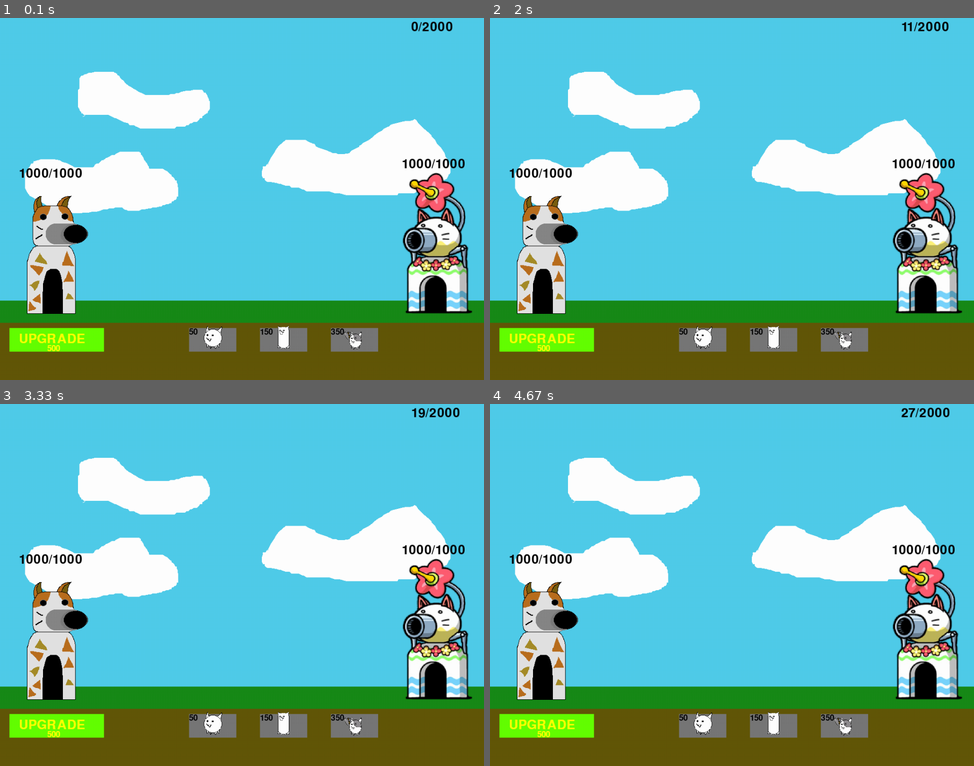
Above: before the commit, frames 1-4 (two rows, left to right).
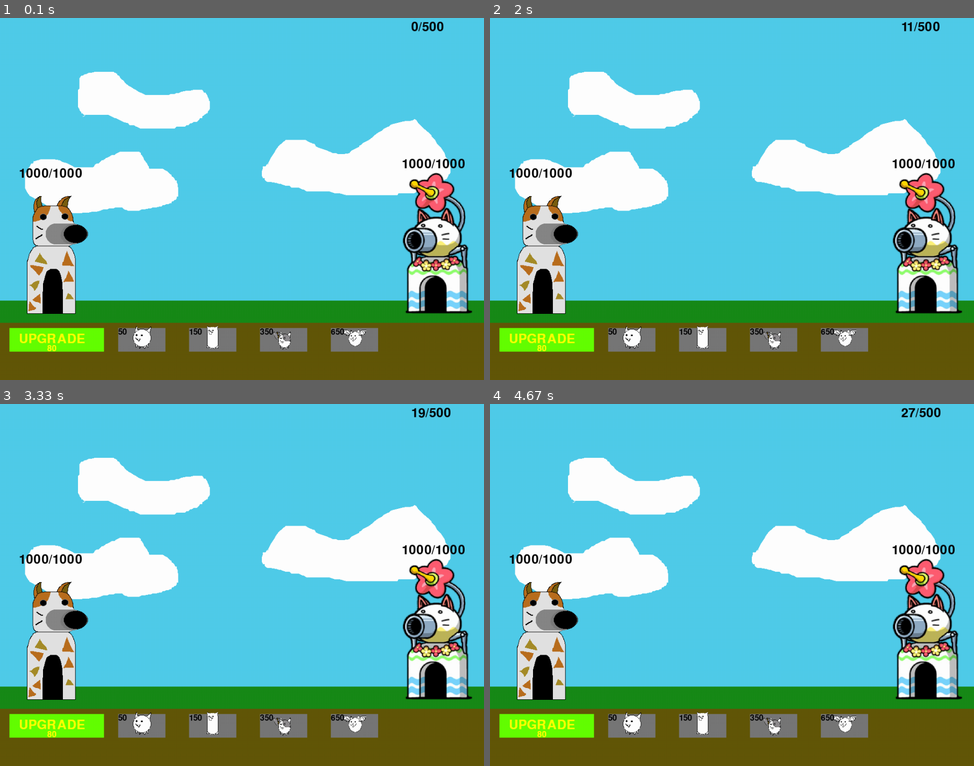
Above: after the commit, the same moments.

Repository: homerohernandez5640-glitch/BattleCats-PYGAME-
Game: pygame game, started from MainCat.py
Same seed, same stepped clock (60 frames per second), same inputs: the game is played once before the commit and once after it.
Inputs:
- Up to frame 1 (0.1 s): no input
- Up to frame 2 (2 s): tap 1 at 0.33 s
- Up to frame 3 (3.33 s): no input
- Up to frame 4 (4.67 s): no input

The runs differ from the first frame. In frame 1, 1.2% of the frame differs, in the area x 9-94%, y 1-93%; in frame 2, 1.2%; in frame 3, 1.2%; in frame 4, 1.2%.

Commit message:
V0.09a
V0.09a:
New Features:
-(Bird Cat has now been added)
-(Code management has now been cleaned up)
-(Bug fixes such as delay in attacks from snake)
-(Bird cat is now a ranged attacker with double the range as normal units)
-(Bird cat comes with a 15 second cooldown)
-(Bird cat deals 80 damage with the trade off of low health)
-(Added further UI changes)

Diff:
--- /dev/null
+++ b/CatManagement.py
@@ -0,0 +1,56 @@
+import pygame
+from cat import newCat
+from cat import newEnemy
+from cat import GhostFX
+from cat import WalletManage
+
+
+
+
+class newCatMan():
+    def __init__(self,price,type,walk, attack, framenum, target_list,money, range):
+        self.price = price
+        self.type = type
+        self.framenum = framenum
+        self.wallet = money
+        self.attack = attack
+        self.walk = walk
+        self.list = target_list
+        self.range = range
+
+    def try_spawn_cat(self):
+        if self.wallet.currentWallet >= self.price and newCat.can_spawn(self.type):
+           newCat.update_spawn_time(self.type)
+           self.wallet.currentWallet -= self.price
+           spawned_unit = newCat(self.type, self.walk, self.attack, self.walk.get_height(), self.walk.get_width(), self.framenum, self.range)
+           spawned_unit.animateCat()
+           self.list.append(spawned_unit)
+
+class catBox():
+    def __init__(self,money,price, catColumn, type, x, screen, walk, iconX , iconY,text, framenum, iconheight, iconwidth):
+        self.wallet = money
+        self.price = price
+        self.list = catColumn
+        self.type = type
+        self.screen = screen
+        self.framenum = framenum
+        self.x = x
+        self.walk = walk
+        self.iconX = iconX
+        self.iconY = iconY
+        self.text = text
+        self.iconheight = iconheight
+        self.iconwidth = iconwidth
+
+    def printCatBox(self):
+        cat_icon_rect = pygame.Rect(0, 0, self.walk.get_width() // self.framenum, self.walk.get_height())
+        cat_button_icon = self.walk.subsurface(cat_icon_rect)
+        cat_button_icon = pygame.transform.scale(cat_button_icon,(self.iconheight,self.iconwidth))
+
+        if self.wallet.currentWallet >= self.price and newCat.can_spawn(self.type):
+            pygame.draw.rect(self.screen, (255,255,255),(self.x,690,100,50))
+        else:
+            pygame.draw.rect(self.screen, (120,120,120),(self.x,690,100,50))
+        self.screen.blit(cat_button_icon,(self.iconX,self.iconY))
+        icons = self.text.render(str(self.price), True, (0,0,0))
+        self.screen.blit(icons,(self.x,690))
--- a/MainCat.py
+++ b/MainCat.py
@@ -2,10 +2,12 @@
 import sys
 import random
 
+from CatManagement import catBox
 from cat import newCat
 from cat import newEnemy
 from cat import GhostFX
 from cat import WalletManage
+from CatManagement import newCatMan
 
 # Initialize pygame
 pygame.init()
@@ -40,6 +42,7 @@
 NormalPriceText = pygame.font.SysFont(None,25)
 TankPriceText = pygame.font.SysFont(None,25)
 AxePriceText = pygame.font.SysFont(None,25)
+BirdPriceText = pygame.font.SysFont(None,25)
 
 # Load Sprite Sheets
 NormalCatWalk = pygame.image.load("battleCatsAnimations/normalcatwalk.png").convert_alpha()
@@ -48,6 +51,9 @@
 NormalAttack = pygame.image.load("battleCatsAnimations/normalattack.png").convert_alpha()
 TankAttack = pygame.image.load("battleCatsAnimations/tankattack.png").convert_alpha()
 AxeAttack = pygame.image.load("battleCatsAnimations/axeattack.png").convert_alpha()
+BirdFly = pygame.image.load("battleCatsAnimations/birdfly.png").convert_alpha()
+BirdAttack = pygame.image.load("battleCatsAnimations/birdattack.png").convert_alpha()
+
 
 SnakeWalk = pygame.image.load("battleCatsAnimations/snakewalk.png").convert_alpha()
 SnakeAttack = pygame.image.load("battleCatsAnimations/snakeattack.png").convert_alpha()
@@ -69,27 +75,23 @@
 TotalEnemyBase = EnemyBaseHealth
 NormalFramenum = 7
 CurrentWallet = 0
-TotalWallet = 2000
+TotalWallet = 500
 Walletmultiplier = 1
-upgradePrice = 500
+upgradePrice = 80
 animation_timer = 0
 ANIMATION_SPEED = 200
 walk_speed = 2
 
-cat_icon_rect = pygame.Rect(0, 0, NormalCatWalk.get_width() // NormalFramenum, NormalCatWalk.get_height())
-cat_button_icon = NormalCatWalk.subsurface(cat_icon_rect)
-cat_button_icon = pygame.transform.scale(cat_button_icon,(75,75))
-
-tank_icon_rect = pygame.Rect(0, 0, TankCatWalk.get_width() // NormalFramenum, TankCatWalk.get_height())
-tank_button_icon = TankCatWalk.subsurface(tank_icon_rect)
-tank_button_icon = pygame.transform.scale(tank_button_icon,(50,60))
-
-axe_icon_rect = pygame.Rect(0, 0, AxeWalk.get_width() // NormalFramenum, AxeWalk.get_height())
-axe_button_icon = AxeWalk.subsurface(axe_icon_rect)
-axe_button_icon = pygame.transform.scale(axe_button_icon,(50,60))
-
 
 money = WalletManage(CurrentWallet,TotalWallet, Walletmultiplier,upgradePrice)
+
+
+Ncat = newCatMan(50,"normal",NormalCatWalk,NormalAttack,NormalFramenum,catColumn, money, 60)
+Tcat = newCatMan(150,"tank",TankCatWalk,TankAttack,NormalFramenum,catColumn, money, 60)
+Acat = newCatMan(350,"axe",AxeWalk,AxeAttack,NormalFramenum,catColumn, money, 60)
+Bcat = newCatMan(650,"bird",BirdFly,BirdAttack,NormalFramenum,catColumn, money, 120)
+
+
 running = True
 while running:
 
@@ -102,30 +104,25 @@
         if event.type == pygame.QUIT:
             running = False
         elif event.type == pygame.KEYDOWN:
-            if event.key == pygame.K_1 and CurrentWallet >= 50 and newCat.can_spawn("normal"):
-                newCat.update_spawn_time("normal")
-                money.currentWallet -=50
-                normalCat = newCat("normal", NormalCatWalk, NormalAttack, NormalCatWalk.get_height(), NormalCatWalk.get_width(), NormalFramenum)
-                normalCat.animateCat()  # Slices frames once upon initialization
-                catColumn.append(normalCat)
-            elif event.key == pygame.K_2 and CurrentWallet >= 150 and newCat.can_spawn("tank"):
-                newCat.update_spawn_time("tank")
-                money.currentWallet -=150
-                tankCat = newCat("tank", TankCatWalk, TankAttack, TankCatWalk.get_height(), TankCatWalk.get_width(), NormalFramenum)
-                tankCat.animateCat()    # Slices frames once upon initialization
-                catColumn.append(tankCat)
+            if event.key == pygame.K_1:
+                Ncat.try_spawn_cat()
+
+            elif event.key == pygame.K_2:
+                Tcat.try_spawn_cat()
+
             elif event.key == pygame.K_u and money.upgradePrice <= money.currentWallet:
                 money.upgrade()
                 Walletmultiplier = money.GainMultiplier
                 CurrentWallet = money.currentWallet
                 TotalWallet = money.TotalWallet
                 upgradePrice = upgradePrice
-            elif event.key == pygame.K_3 and CurrentWallet >= 350 and newCat.can_spawn("axe"):
-                newCat.update_spawn_time("axe")
-                money.currentWallet -=350
-                AxeCat = newCat("axe", AxeWalk, AxeAttack, AxeWalk.get_height(), AxeWalk.get_width(), NormalFramenum)
-                AxeCat.animateCat()  # Slices frames once upon initialization
-                catColumn.append(AxeCat)
+
+            elif event.key == pygame.K_3:
+                Acat.try_spawn_cat()
+
+            elif event.key == pygame.K_4:
+                Bcat.try_spawn_cat()
+
 
     # --- 2. AUTOMATED ENEMY SPRAWNING ---
     randSpawn = random.randint(1, 6000)
@@ -140,21 +137,19 @@
 
 
     # --- 3. FILTER OUT DEAD CHARACTER OBJECTS AND SPAWN GHOSTS ---
-    for cat in catColumn:
-        if cat.health <= 0:
-            # Spawn a ghost at the center of the dying cat
-            ghostColumn.append(GhostFX(cat.x + 20, 560, ghost_img))
-    catColumn = [cat for cat in catColumn if cat.health > 0]
-
-    for enemy in enemyColumn:
-        if enemy.health <= 0:
-            # Spawn a ghost at the center of the dying enemy
-            if enemy.type == "dog":
-                money.currentWallet += 75
-            elif enemy.type == "snake":
-                money.currentWallet +=100
-            ghostColumn.append(GhostFX(enemy.x + 20, 560, ghost_img))
-    enemyColumn = [enemy for enemy in enemyColumn if enemy.health > 0]
+    dead_cats = [cat for cat in catColumn if cat.health <= 0]
+    for cat in dead_cats:
+        ghostColumn.append(GhostFX(cat.x + 20, 560, ghost_img))
+    catColumn[:] = [cat for cat in catColumn if cat.health > 0]
+
+    dead_enemies = [enemy for enemy in enemyColumn if enemy.health <= 0]
+    for enemy in dead_enemies:
+        if enemy.type == "dog":
+            money.currentWallet += 75
+        elif enemy.type == "snake":
+            money.currentWallet += 100
+        ghostColumn.append(GhostFX(enemy.x + 20, 560, ghost_img))
+    enemyColumn[:] = [enemy for enemy in enemyColumn if enemy.health > 0]
 
 
     # --- 4. STEP SPRITE FRAME ANIMATIONS ---
@@ -171,10 +166,10 @@
         if cat.target and cat.target.health <= 0:
             cat.target = None
 
-        if cat.target is None and cat.x > 40:
+        if cat.target is None and cat.x > cat.range:
             for enemy in enemyColumn:
                 # If an opposing unit is close enough, engage target lock
-                if enemy.x < cat.x and (cat.x - enemy.x) <= 60:
+                if enemy.x < cat.x and (cat.x - enemy.x) <= cat.range:
                     cat.target = enemy
                     break  # Break ensures it targets only a single enemy unit
 
@@ -205,10 +200,12 @@
                         cat.target.health -=15
                     elif cat.type == "axe":
                         cat.target.health -=50
+                    elif cat.type == "bird":
+                        cat.target.health -=80
                     else:
                         cat.target.health -=15
 
-            elif cat.x <= 130:
+            elif cat.x <= 70+cat.range:
                 # Attack the main enemy base only if no unit is blocking the way
                 EnemyBaseHealth = cat.remove_enemyBase(EnemyBaseHealth)
 
@@ -256,34 +253,25 @@
     screen.blit(upgrades, (40,700))
     screen.blit(upgradewallettexts, (100,725))
 
-    if money.currentWallet >= 50 and newCat.can_spawn("normal"):
-        pygame.draw.rect(screen, (255, 255, 255), (400, 690, 100, 50))
-    else:
-        pygame.draw.rect(screen, (120, 120, 120), (400, 690, 100, 50))
-
-    if money.currentWallet >= 150 and newCat.can_spawn("tank"):
-        pygame.draw.rect(screen, (255, 255, 255), (550, 690, 100, 50))
-    else:
-        pygame.draw.rect(screen, (120, 120, 120), (550, 690, 100, 50))
-
-    if money.currentWallet >= 350 and newCat.can_spawn("axe"):
-        pygame.draw.rect(screen, (255, 255, 255), (700, 690, 100, 50))
-    else:
-        pygame.draw.rect(screen, (120, 120, 120), (700, 690, 100, 50))
-
-    screen.blit(tank_button_icon,(575,680))
-    screen.blit(cat_button_icon,(410,665))
-    screen.blit(axe_button_icon,(725,680))
     screen.blit(upgrades, (40,700))
     screen.blit(upgradewallettexts, (100,725))
-    NormalPrice = NormalPriceText.render("50", True,(0 ,0 , 0))
-    TankPrice = TankPriceText.render("150", True,(0 ,0 , 0))
-    AxePrice = AxePriceText.render("350", True,(0 ,0 , 0))
-    screen.blit(NormalPrice,(400,690))
-    screen.blit(TankPrice,(550,690))
-    screen.blit(AxePrice,(700,690))
+
+    NormalCat = catBox(money,50,catColumn,"normal",250,screen, NormalCatWalk,260, 665, NormalPriceText,NormalFramenum,75,75)
+    NormalCat.printCatBox()
+
+
+    TankCat = catBox(money,150,catColumn,"tank",400,screen,TankCatWalk,425,680,TankPriceText,NormalFramenum, 50, 60)
+    TankCat.printCatBox()
+
+    AxeCat = catBox(money, 350, catColumn, "axe", 550, screen, AxeWalk, 575, 680, AxePriceText, NormalFramenum, 50,60)
+    AxeCat.printCatBox()
+
+    BirdCat = catBox(money, 650, catColumn, "bird", 700, screen, BirdFly, 725,680, BirdPriceText, NormalFramenum, 50,60)
+    BirdCat.printCatBox()
 
     # Draw active ally units onto the view screen matrix
+
+    # === END DEBUG ===
     for cat in catColumn:
         if cat.type == "tank":
             cat.activeFrames(walk_speed, screen, 520)
@@ -291,6 +279,8 @@
             cat.activeFrames(walk_speed, screen, 560)
         elif cat.type == "axe":
             cat.activeFrames(walk_speed, screen, 560)
+        elif cat.type == "bird":
+            cat.activeFrames(walk_speed, screen, 460)
 
     # Draw active enemy units onto the view screen matrix
     for enemy in enemyColumn:
--- a/cat.py
+++ b/cat.py
@@ -5,12 +5,14 @@
     last_normal_spawn_time = 0
     last_tank_spawn_time = 0
     last_axe_spawn_time = 0
+    last_bird_spawn_time = 0
 
     NORMAL_COOLDOWN =3000  # 3 seconds
     TANK_COOLDOWN = 5000    # 5 seconds
     AXE_COOLDOWN = 8000    # 8 seconds
-
-    def __init__(self, cat_type, sprite, attack_sprites, FHEIGHT, FWIDTH, frames):
+    BIRD_COOLDOWN = 15000    # 15 seconds
+
+    def __init__(self, cat_type, sprite, attack_sprites, FHEIGHT, FWIDTH, frames, range):
         self.sprite = sprite
         self.FHEIGHT = FHEIGHT
         self.FWIDTH = FWIDTH
@@ -28,7 +30,7 @@
         self.last_hit_time = 0
         self.cooldown_period = 1500
         self.target = None  # Tracks the specific enemy this cat is fighting
-
+        self.range = range
 
 
 
@@ -42,8 +44,9 @@
             return (current_time - cls.last_tank_spawn_time) >= cls.TANK_COOLDOWN
         elif cat_type == "axe":
             return (current_time - cls.last_axe_spawn_time) >= cls.AXE_COOLDOWN
+        elif cat_type == "bird":
+            return (current_time - cls.last_bird_spawn_time) >= cls.BIRD_COOLDOWN
         return False
-
 
     # A class method to update the shared timestamp when a cat is successfully deployed
     @classmethod
@@ -55,6 +58,8 @@
             cls.last_tank_spawn_time = current_time
         elif cat_type == "axe":
             cls.last_axe_spawn_time = current_time
+        elif cat_type == "bird":
+            cls.last_bird_spawn_time = current_time
 
     def animateCat(self):
         self.frames_list.clear()
@@ -70,7 +75,7 @@
 
     def activeFrames(self, walkspeed, screen, y):
         # Stop walking and switch to attack animation if fighting a target or at base
-        if self.target is not None or self.x <= 130:
+        if self.target is not None or self.x <= 70+self.range:
             active_frame = self.attack_list[self.current_frame_index]
             self.attack = True
             screen.blit(active_frame, (self.x, y))
@@ -81,6 +86,8 @@
                 self.x -= (walkspeed - 0.25)
             elif self.type == "axe":
                 self.x -= (walkspeed +0.25)
+            elif self.type == "bird":
+                self.x -= (walkspeed -0.3)
             active_frame = self.frames_list[self.current_frame_index]
             screen.blit(active_frame, (self.x, y))
             self.attack = False
@@ -96,6 +103,9 @@
             self.health = 200
         elif self.type == "axe":
             self.health = 120
+        elif self.type == "bird":
+            self.health = 60
+
 
     def remove_enemyBase(self, BaseHealth):
         current_time = pygame.time.get_ticks()
@@ -107,6 +117,8 @@
                 BaseHealth -= 15
             elif self.type == "axe":
                 BaseHealth -= 50
+            elif self.type == "bird":
+                BaseHealth -= 80
         return BaseHealth
 
 class newEnemy():
@@ -126,7 +138,7 @@
         self.attack = False
         self.start_time = pygame.time.get_ticks()
         self.last_hit_time = 0
-        self.cooldown_period = 1500
+        self.cooldown_period = 1400
         self.target = None  # FIX: Added missing single-target tracking attribute
 
     def animateEnemy(self):
Binary file added: battleCatsAnimations/birdattack.png
Binary file added: battleCatsAnimations/birdfly.png
